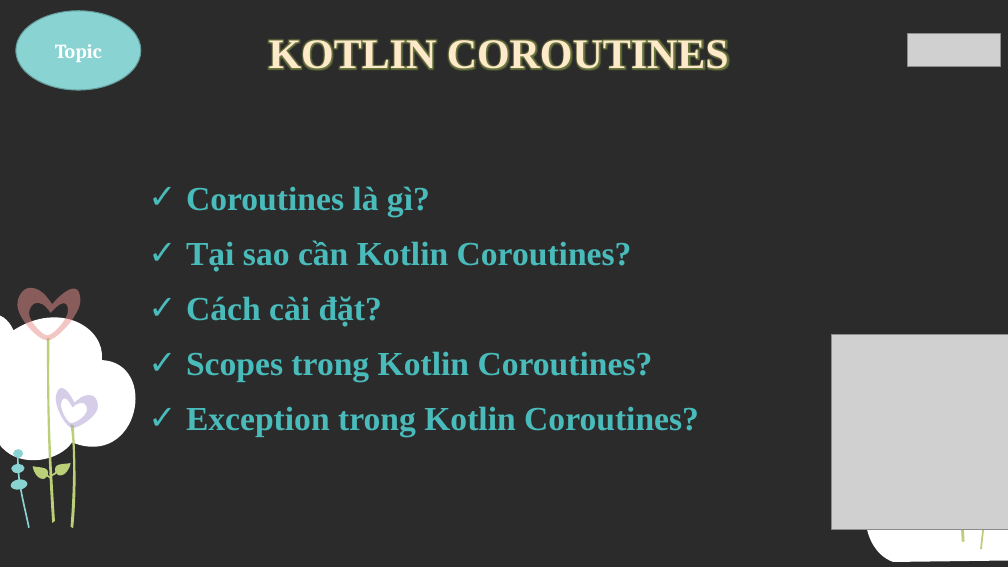
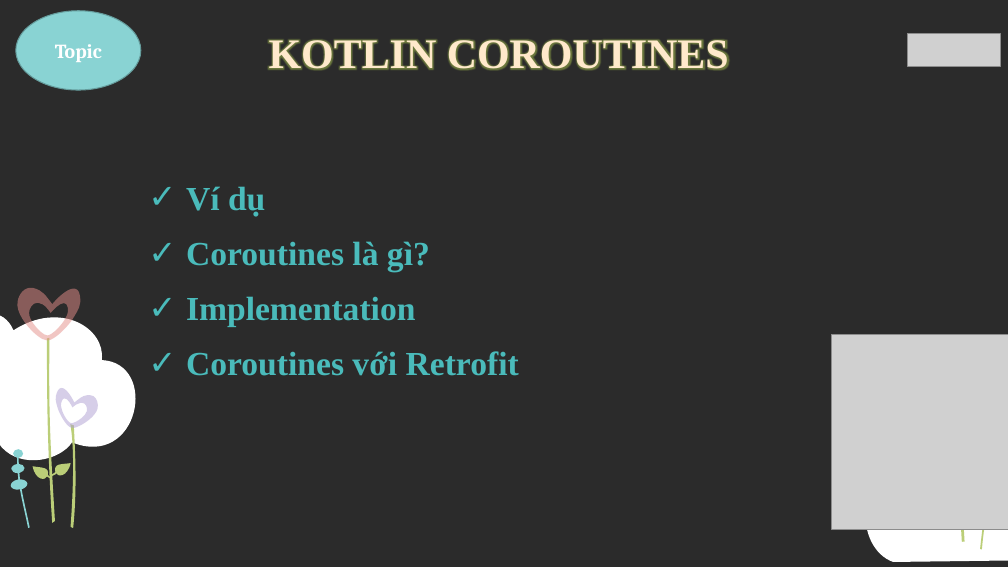
Before and after one commit to viettranhoang/my-document, a slide deck: slide 2 of kotlin/slide/slide-coroutines.pptx. Drawn at 1008x567 pixels with LibreOffice and Linux fonts; fonts in the diff are those of the drawing; grey boxes stand for pictures; background and template pictures are left out; a plain dark background stands for a picture behind light text. Boxes give left, top, right and bottom in pixels: in the first picture for what was removed or moved away, otherwise in the second. Text is boxed around its words. In the diff, an @@ line names an element or a change of style, - is before the commit and + after.

Commit message:
slide

```diff
--- a/kotlin/slide/slide-coroutines.pptx
+++ b/kotlin/slide/slide-coroutines.pptx
@@ text at (186, 186, 265, 216): paragraph added @@
+✓ Ví dụ
@@ text at (186, 296, 519, 376): text changed @@
-✓ Tại sao cần Kotlin Coroutines?
-✓ Cách cài đặt?
-✓ Scopes trong Kotlin Coroutines?
-✓ Exception trong Kotlin Coroutines?
+✓ Implementation
+✓ Coroutines với Retrofit
```
Also in this commit, not shown: 1 other file.
